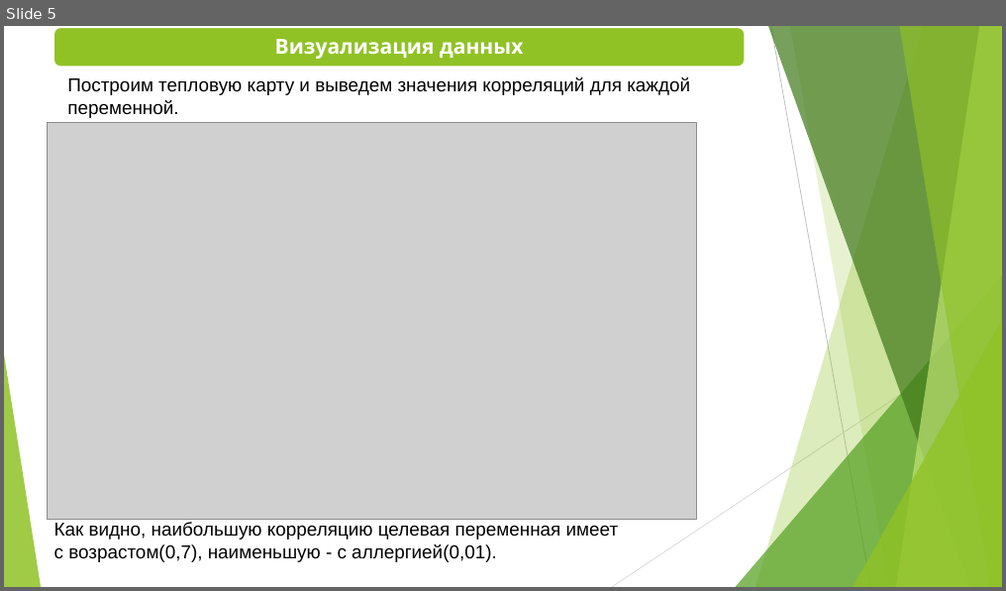
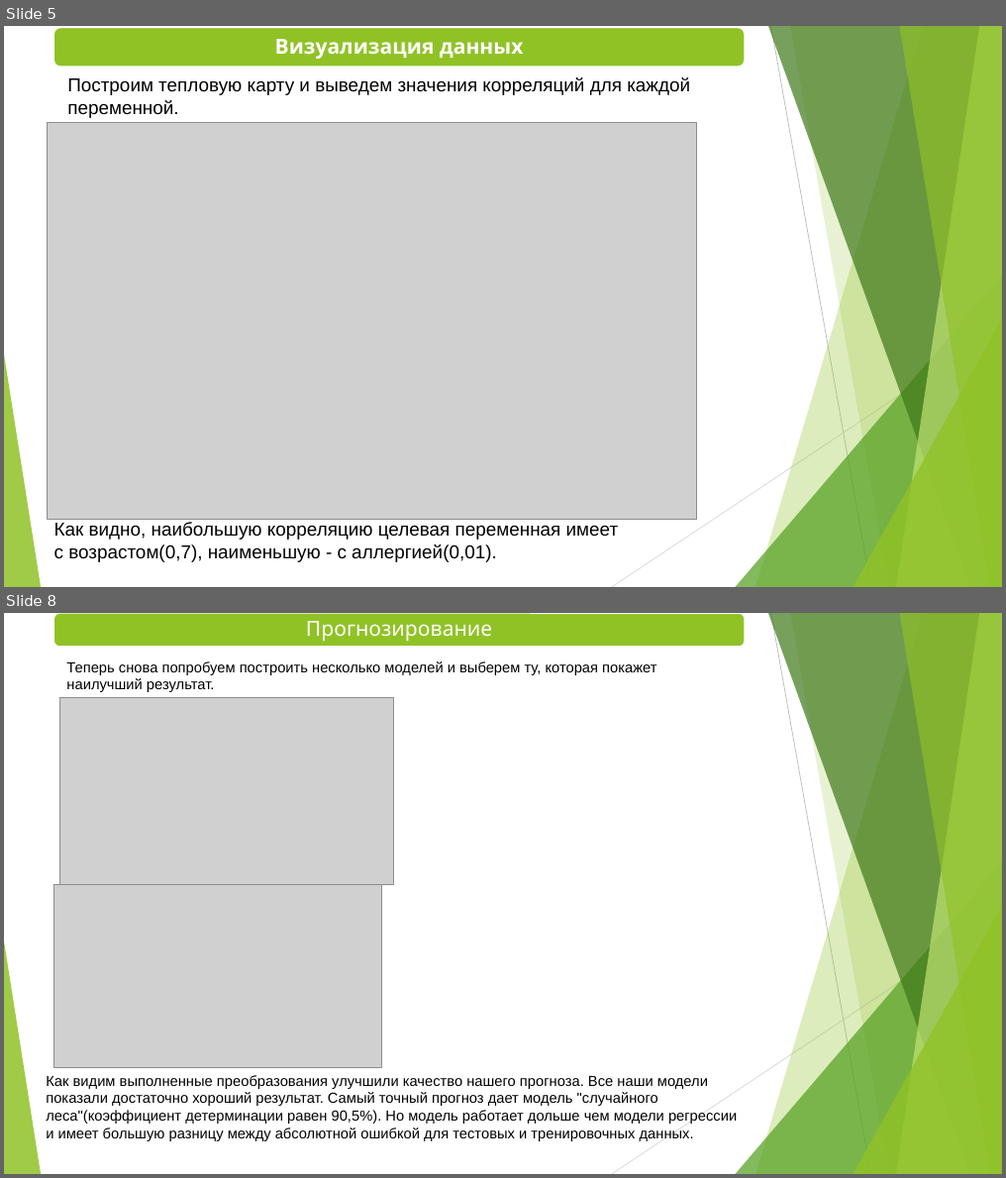
Before and after one commit to Tamila2111/Main_academy_final_project, a slide deck: Презентация_Вандяева.pptx. Shown one above the other, each under a label of ours: slide 5 before the commit, slides 5 and 8 after it; the slides between them are not shown. The pictures are 1006x591 and 1006x1178 pixels, drawn with LibreOffice and Linux fonts; fonts in the diff are those of the drawing; grey boxes stand for pictures. Boxes give left, top, right and bottom in pixels: in the first picture for what was removed or moved away, otherwise in the second. Text is boxed around its words. In the diff, an @@ line names an element or a change of style, - is before the commit and + after.

```diff
--- a/Презентация_Вандяева.pptx
+++ b/Презентация_Вандяева.pptx
@@ slide 8 added at (x1=4, y1=613, x2=1002, y2=1174), background #FFFFFF; not listed: 10 template elements that a slide beside it also shows @@
@@ rounded rectangle added at (x1=54, y1=613, x2=745, y2=647), fill #90C226, outline #FFFFFF 1.5 pt @@
@@ text added at (x1=306, y1=621, x2=492, y2=641), 20 pt, text #FFFFFF @@
+Прогнозирование
@@ text added at (x1=66, y1=662, x2=656, y2=692), 14 pt, text #000000 @@
+Теперь снова попробуем построить несколько моделей и выберем ту, которая покажет наилучший результат.
@@ picture added at (x1=59, y1=697, x2=393, y2=884) @@
@@ picture added at (x1=54, y1=884, x2=382, y2=1068) @@
@@ text added at (x1=46, y1=1075, x2=737, y2=1142), 14 pt, text #000000 @@
+Как видим выполненные преобразования улучшили качество нашего прогноза. Все наши модели показали достаточно хороший результат. Самый точный прогноз дает модель "случайного леса"(коэффициент детерминации равен 90,5%). Но модель работает дольше чем модели регрессии и имеет большую разницу между абсолютной ошибкой для тестовых и тренировочных данных.
```
Also in this commit, not shown: 5 slides changed, 1 other slide added, 6 slides removed, 1 other file.
